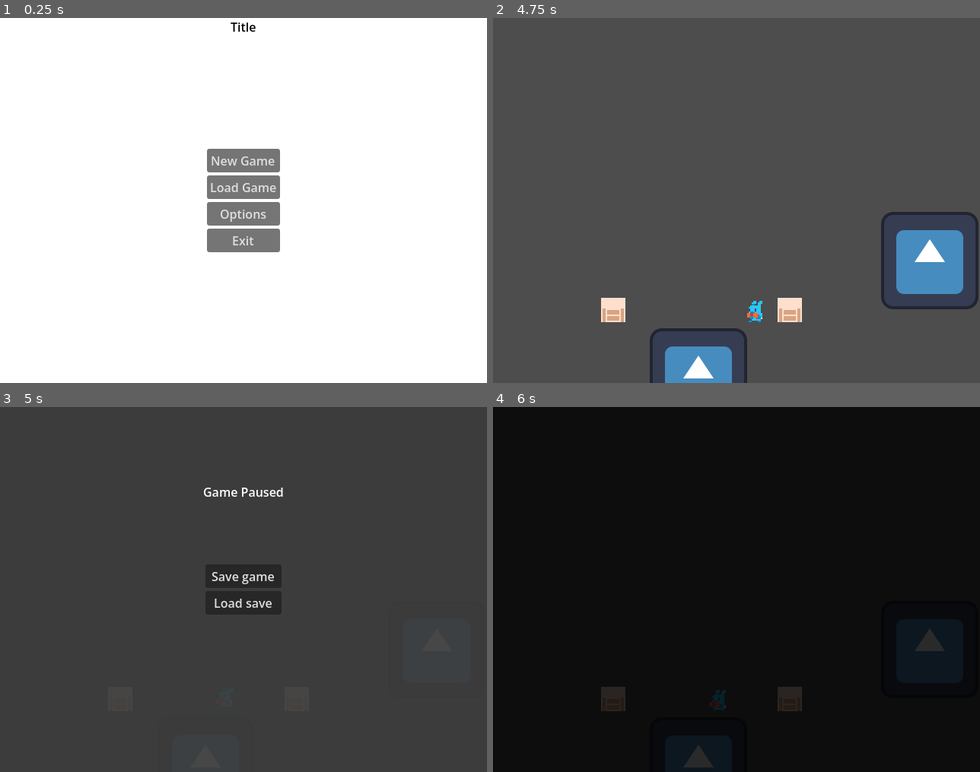
Above: before the commit, frames 1-4 (two rows, left to right).
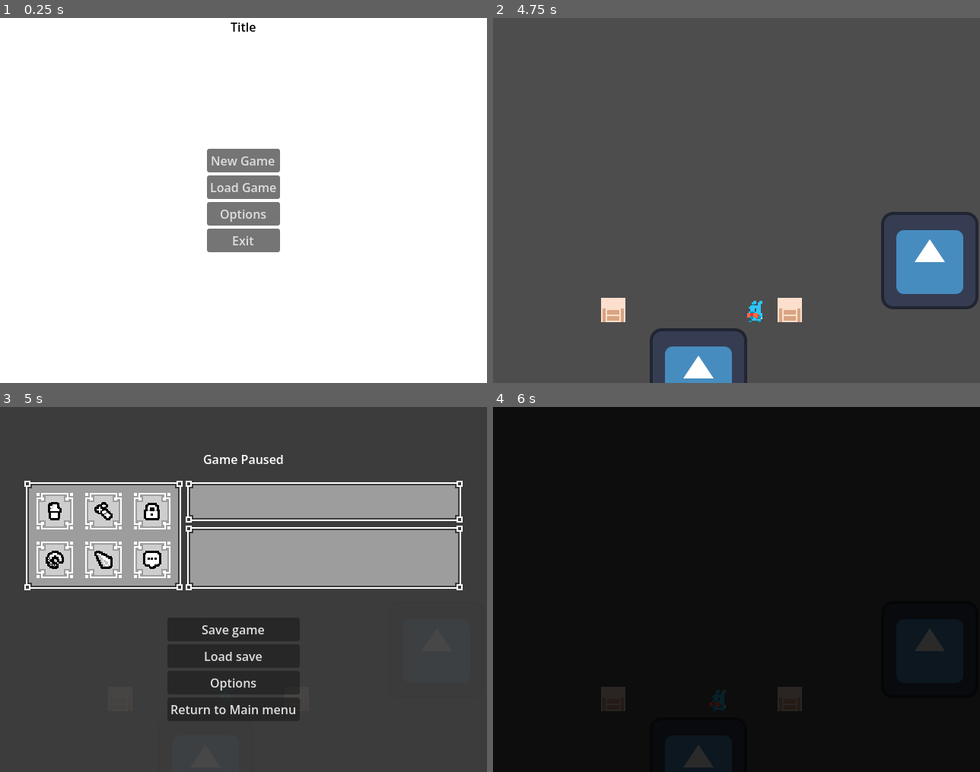
Above: after the commit, the same moments.

Repository: Magistratus-Studio/goedwareJam
Game: Godot game, scene res://cenas/menuInicial.tscn
The game is run twice, just before and just after one commit, with the same random seed, the same clock (stepped at 60 frames per second) and the same inputs. The engine's default icon, where the game draws it, is replaced by a stand-in: a white triangle on a blue panel in a dark square.
Inputs (mouse positions are in pixels of both pictures, inside the frame that each line leads up to):
- Up to frame 1 (0.25 s): no input
- Up to frame 2 (4.75 s): click "New Game" at 0.5 s; tap Enter at 1.25 s; move the mouse to (843, 182) at 1.27 s; hold D (move_right) 1.28-2.03 s; hold F (interact) 1.28-2.03 s; click (843, 182) at 1.42 s; move the mouse to (639, 218) at 2.02 s; hold A (move_left) 2.03-2.78 s; tap Tab at 2.1, 4.35 s; click (639, 218) at 2.17 s; move the mouse to (785, 120) at 2.77 s; hold D (move_right) 2.78-4.28 s; tap Delete at 2.85 s; click (785, 120) at 2.92 s; move the mouse to (712, 273) at 3.52 s; tap F (interact) at 3.6 s; click (712, 273) at 3.67 s; move the mouse to (882, 255) at 4.27 s; hold A (move_left) from 4.28 s (still down); click (882, 255) at 4.42 s
- Up to frame 3 (5 s): keep holding A (move_left); tap Escape (pause) at 4.9 s
- Up to frame 4 (6 s): release A (move_left) at 5 s; click "Save game" at 5 s; click "Load save" at 5.75 s

Frames 1-2 are identical in both runs. In frame 3, 24% of the frame differs, in the area x 5-95%, y 13-85%; in frame 4, nothing differs.

Commit message:
feat: inventario

Diff:
--- a/goedware-jam/assets/localization.csv
+++ b/goedware-jam/assets/localization.csv
@@ -15,7 +15,20 @@
 INTERECT_CHANGE_TO_NIGHT,"[F] Rest until night","[F] Descansar até a noite"
 INTERECT_CHANGE_TO_DAY,"[F] Rest for the remainder of the night.","[F] Descansar o restante da noite"
 INTERECT_CHANGE_COOLDOWN,"Not yet tired enought","Não estou cansado o suficiente"
-SAVE,"Save game","Salvar jogo"
-LOAD,"Load save","Carregar jogo"
+SAVE_BUTTON,"Save game","Salvar jogo"
+LOAD_BUTTON,"Load save","Carregar jogo"
 PAUSED,"Game Paused","Jogo Pausado"
 CONTINUE_BUTTON,"Load Game","Carregar Jogo"
+MENU_BUTTON,"Return to Main menu","Voltar ao Menu"
+ITEM_DESCRIPTION_KEY,"Graveyard Key description","Descrição Chave do Cemitério"
+ITEM_KEY,"Graveyard Key","Chave do Cemitério"
+ITEM_FILES,"Death Certificate","Certidão de Óbito"
+ITEM_DESCRIPTION_FILES,"Death Certificate description","descrição Certidão de Óbito"
+ITEM_TABACCO,"Tabacco","Fumo"
+ITEM_DESCRIPTION_TABACCO,"Tabacco description","descrição fumo"
+ITEM_JUREMA,"The Scared Jurema","Jurema Sagrada"
+ITEM_DESCRIPTION_JUREMA,"The Scared Jurema description","descrição Jurema Sagrada"
+ITEM_HONEY,"Honey","Mel"
+ITEM_DESCRIPTION_HONEY,"Honey description","descrição mel"
+ITEM_CHAPLET,"Chaplet","Terço"
+ITEM_DESCRIPTION_CHAPLET,"Chaplet description","descrição Terço"
--- a/goedware-jam/cenas/main_scene.gd
+++ b/goedware-jam/cenas/main_scene.gd
@@ -4,6 +4,7 @@
 	if SaveController.is_loading_from_menu:
 		hide()
 	PlayerController.addPlayerInstance()
+	PlayerHud.show()
 
 func _ready() -> void:
 	await get_tree().process_frame
@@ -17,3 +18,4 @@
 
 func _exit_tree() -> void:
 	PlayerController.removePlayerInstance()
+	PlayerHud.hide()
--- /dev/null
+++ b/goedware-jam/gui/pause_menu/inventorySlot.tscn
@@ -0,0 +1,31 @@
+[gd_scene format=3 uid="uid://300l55ae8enh"]
+
+[ext_resource type="Script" uid="uid://dn8qvbk5s8nsa" path="res://gui/pause_menu/inventory_slot.gd" id="1_11iav"]
+[ext_resource type="Texture2D" uid="uid://dq6xasme28xaa" path="res://assets/panel-transparent-center-013.png" id="1_dj74n"]
+[ext_resource type="Texture2D" uid="uid://cxnl06xi1k2tx" path="res://assets/tilemapCursor.png" id="1_ydeid"]
+
+[sub_resource type="StyleBoxTexture" id="StyleBoxTexture_otrat"]
+content_margin_left = 12.0
+content_margin_top = 12.0
+content_margin_right = 12.0
+content_margin_bottom = 12.0
+texture = ExtResource("1_dj74n")
+texture_margin_left = 12.0
+texture_margin_top = 12.0
+texture_margin_right = 12.0
+texture_margin_bottom = 12.0
+
+[sub_resource type="AtlasTexture" id="AtlasTexture_otrat"]
+atlas = ExtResource("1_ydeid")
+region = Rect2(0, 0, 16, 16)
+
+[node name="InventorySlot" type="PanelContainer" unique_id=308517885]
+custom_minimum_size = Vector2(48, 48)
+offset_right = 48.0
+offset_bottom = 48.0
+theme_override_styles/panel = SubResource("StyleBoxTexture_otrat")
+script = ExtResource("1_11iav")
+
+[node name="TextureRect" type="TextureRect" parent="." unique_id=176610196]
+layout_mode = 2
+texture = SubResource("AtlasTexture_otrat")
--- /dev/null
+++ b/goedware-jam/gui/pause_menu/inventory_data.gd
@@ -0,0 +1,4 @@
+class_name InventoryData
+extends Resource
+
+@export var slots: Array[SlotData]
--- /dev/null
+++ b/goedware-jam/gui/pause_menu/inventory_slot.gd
@@ -0,0 +1,26 @@
+class_name InventorySlotUI
+extends PanelContainer
+
+var slotData: SlotData : set = setSlotData
+
+@onready var texture_rect: TextureRect = $TextureRect
+
+func _ready() -> void:
+	texture_rect.texture = null
+	mouse_entered.connect(itemFocused)
+	mouse_exited.connect(itemUnfocused)
+
+func setSlotData(value: SlotData) -> void:
+	slotData = value
+	if slotData == null: return
+	texture_rect.texture = slotData.itemData.texture
+
+func itemFocused() -> void:
+	if slotData:
+		if slotData.itemData:
+			PauseMenu.updateItem(slotData.itemData.name)
+			PauseMenu.updateItemDescription(slotData.itemData.description)
+
+func itemUnfocused() -> void:
+	PauseMenu.updateItem("")
+	PauseMenu.updateItemDescription("")
--- /dev/null
+++ b/goedware-jam/gui/pause_menu/inventory_ui.gd
@@ -0,0 +1,21 @@
+class_name InventoryUI
+extends Control
+
+const INVENTORY_SLOT = preload("uid://300l55ae8enh")
+
+@export var data: InventoryData
+
+func _ready() -> void:
+	PauseMenu.shown.connect(updateInventory)
+	PauseMenu.hidden.connect(clearInventory)
+	clearInventory()
+
+func clearInventory() -> void:
+	for c in get_children():
+		c.queue_free()
+
+func updateInventory() -> void:
+	for s in data.slots:
+		var newSlot = INVENTORY_SLOT.instantiate()
+		add_child(newSlot)
+		newSlot.slotData = s
--- a/goedware-jam/gui/pause_menu/pause_menu.gd
+++ b/goedware-jam/gui/pause_menu/pause_menu.gd
@@ -1,7 +1,15 @@
 extends CanvasLayer
+
+signal shown
+signal hidden
 
 @onready var save_button: Button = $VBoxContainer/SaveButton
 @onready var load_button: Button = $VBoxContainer/LoadButton
+@onready var menu_button: Button = $VBoxContainer/MenuButton
+
+@export var item_label: Label
+@export var description_label: Label
+
 
 var isPaused: bool = false
 
@@ -11,6 +19,8 @@
 		save_button.pressed.connect(_onSavePressed)
 	if not load_button.pressed.is_connected(_onLoadPressed):
 		load_button.pressed.connect(_onLoadPressed)
+	if not menu_button.pressed.is_connected(_onMenuPressed):
+		menu_button.pressed.connect(_onMenuPressed)
 
 func _unhandled_input(event: InputEvent) -> void:
 	if event.is_action_pressed("pause"):
@@ -27,12 +37,14 @@
 	get_tree().paused = true
 	show()
 	isPaused = true
+	shown.emit()
 	#save_button.grab_focus()
 
 func hidePauseMenu() -> void:
 	get_tree().paused = false
 	hide()
 	isPaused = false
+	hidden.emit()
 
 func _onSavePressed() -> void:
 	if not isPaused: return
@@ -47,3 +59,15 @@
 		# Aqui pode mostrar um aviso de sucesso
 	else:
 		print("Nenhum ficheiro de gravação encontrado.")
+
+func _onMenuPressed() -> void:
+	if not isPaused: return
+	SaveController.saveGame()
+	hidePauseMenu()
+	get_tree().change_scene_to_file("res://cenas/menuInicial.tscn")
+
+func updateItemDescription(newText: String) -> void:
+	description_label.text = newText
+
+func updateItem(newText: String) -> void:
+	item_label.text = newText
--- a/goedware-jam/gui/pause_menu/pause_menu.tscn
+++ b/goedware-jam/gui/pause_menu/pause_menu.tscn
@@ -1,10 +1,27 @@
 [gd_scene format=3 uid="uid://b51051t82slj1"]
 
 [ext_resource type="Script" uid="uid://c6fvsfsgm835d" path="res://gui/pause_menu/pause_menu.gd" id="1_rwe7i"]
+[ext_resource type="Texture2D" uid="uid://d0pvgonwgbvjn" path="res://assets/panel-transparent-center-009.png" id="2_1wcnx"]
+[ext_resource type="Script" uid="uid://bfl152kvd048l" path="res://gui/pause_menu/inventory_ui.gd" id="3_ddhtv"]
+[ext_resource type="PackedScene" uid="uid://300l55ae8enh" path="res://gui/pause_menu/inventorySlot.tscn" id="3_u4fh8"]
+[ext_resource type="Resource" uid="uid://cccle2j744hoh" path="res://gui/pause_menu/playerInventory.tres" id="4_t7424"]
 
-[node name="PauseMenu" type="CanvasLayer" unique_id=1388423821]
+[sub_resource type="StyleBoxTexture" id="StyleBoxTexture_otrat"]
+content_margin_left = 16.0
+content_margin_top = 16.0
+content_margin_right = 16.0
+content_margin_bottom = 16.0
+texture = ExtResource("2_1wcnx")
+texture_margin_left = 10.0
+texture_margin_top = 10.0
+texture_margin_right = 10.0
+texture_margin_bottom = 10.0
+
+[node name="PauseMenu" type="CanvasLayer" unique_id=1388423821 node_paths=PackedStringArray("item_label", "description_label")]
 process_mode = 3
 script = ExtResource("1_rwe7i")
+item_label = NodePath("MarginContainer/HBoxContainer2/VBoxContainer/PanelContainer2/ItemLabel")
+description_label = NodePath("MarginContainer/HBoxContainer2/VBoxContainer/PanelContainer3/DescriptionLabel")
 
 [node name="Control" type="ColorRect" parent="." unique_id=1121035166]
 anchors_preset = 15
@@ -16,37 +33,119 @@
 
 [node name="VBoxContainer" type="VBoxContainer" parent="." unique_id=2038606963]
 custom_minimum_size = Vector2(100, 0)
-anchors_preset = 8
-anchor_left = 0.5
-anchor_top = 0.5
-anchor_right = 0.5
-anchor_bottom = 0.5
-offset_left = -20.0
-offset_top = -20.0
-offset_right = 20.0
-offset_bottom = 20.0
+anchors_preset = -1
+anchor_left = 0.47900003
+anchor_top = 0.72300005
+anchor_right = 0.47900003
+anchor_bottom = 0.72300005
+offset_left = -64.56003
+offset_top = -70.04004
+offset_right = 64.43997
+offset_bottom = 65.95996
 grow_horizontal = 2
 grow_vertical = 2
+metadata/_edit_use_anchors_ = true
 
 [node name="SaveButton" type="Button" parent="VBoxContainer" unique_id=2067517877]
 layout_mode = 2
-text = "SAVE"
+text = "SAVE_BUTTON"
 
 [node name="LoadButton" type="Button" parent="VBoxContainer" unique_id=1712227131]
 layout_mode = 2
-text = "LOAD"
+text = "LOAD_BUTTON"
+
+[node name="LoadButton2" type="Button" parent="VBoxContainer" unique_id=1262148751]
+layout_mode = 2
+text = "CONFIG_BUTTON"
+
+[node name="MenuButton" type="Button" parent="VBoxContainer" unique_id=182377392]
+layout_mode = 2
+text = "MENU_BUTTON"
 
 [node name="Label" type="Label" parent="." unique_id=1102193982]
 anchors_preset = -1
 anchor_left = 0.5
-anchor_top = 0.23200001
+anchor_top = 0.11100001
 anchor_right = 0.5
-anchor_bottom = 0.23200001
-offset_left = -20.0
-offset_top = -11.360001
-offset_right = 20.0
-offset_bottom = 11.639999
+anchor_bottom = 0.11100001
+offset_left = -52.0
+offset_top = 3.7199974
+offset_right = 52.0
+offset_bottom = 26.719997
 grow_horizontal = 2
 text = "PAUSED"
 horizontal_alignment = 1
 metadata/_edit_use_anchors_ = true
+
+[node name="MarginContainer" type="MarginContainer" parent="." unique_id=1005305510]
+anchors_preset = -1
+anchor_top = 0.35200003
+anchor_right = 1.0
+anchor_bottom = 0.35200003
+offset_top = -71.96001
+offset_bottom = 72.03999
+grow_horizontal = 2
+grow_vertical = 2
+theme_override_constants/margin_left = 32
+theme_override_constants/margin_right = 32
+metadata/_edit_use_anchors_ = true
+
+[node name="HBoxContainer2" type="HBoxContainer" parent="MarginContainer" unique_id=57707387]
+custom_maximum_size = Vector2(600, 200)
+layout_mode = 2
+metadata/_edit_use_anchors_ = true
+
+[node name="PanelContainer" type="PanelContainer" parent="MarginContainer/HBoxContainer2" unique_id=835227156]
+layout_mode = 2
+theme_override_styles/panel = SubResource("StyleBoxTexture_otrat")
+
+[node name="GridContainer" type="GridContainer" parent="MarginContainer/HBoxContainer2/PanelContainer" unique_id=1035678516]
+layout_mode = 2
+theme_override_constants/h_separation = 16
+theme_override_constants/v_separation = 16
+columns = 3
+script = ExtResource("3_ddhtv")
+data = ExtResource("4_t7424")
+
+[node name="InventorySlot" parent="MarginContainer/HBoxContainer2/PanelContainer/GridContainer" unique_id=660316013 instance=ExtResource("3_u4fh8")]
+layout_mode = 2
+
+[node name="InventorySlot2" parent="MarginContainer/HBoxContainer2/PanelContainer/GridContainer" unique_id=1962522353 instance=ExtResource("3_u4fh8")]
+layout_mode = 2
+
+[node name="InventorySlot3" parent="MarginContainer/HBoxContainer2/PanelContainer/GridContainer" unique_id=830217841 instance=ExtResource("3_u4fh8")]
+layout_mode = 2
+
+[node name="InventorySlot4" parent="MarginContainer/HBoxContainer2/PanelContainer/GridContainer" unique_id=846003303 instance=ExtResource("3_u4fh8")]
+layout_mode = 2
+
+[node name="InventorySlot5" parent="MarginContainer/HBoxContainer2/PanelContainer/GridContainer" unique_id=544824639 instance=ExtResource("3_u4fh8")]
+layout_mode = 2
+
+[node name="InventorySlot6" parent="MarginContainer/HBoxContainer2/PanelContainer/GridContainer" unique_id=163301898 instance=ExtResource("3_u4fh8")]
+layout_mode = 2
+
+[node name="VBoxContainer" type="VBoxContainer" parent="MarginContainer/HBoxContainer2" unique_id=756975049]
+layout_mode = 2
+size_flags_horizontal = 3
+
+[node name="PanelContainer2" type="PanelContainer" parent="MarginContainer/HBoxContainer2/VBoxContainer" unique_id=469536911 groups=["itemTexts"]]
+layout_mode = 2
+theme_override_styles/panel = SubResource("StyleBoxTexture_otrat")
+metadata/_edit_use_anchors_ = true
+
+[node name="ItemLabel" type="Label" parent="MarginContainer/HBoxContainer2/VBoxContainer/PanelContainer2" unique_id=721116020]
+layout_mode = 2
+metadata/_edit_use_anchors_ = true
+
+[node name="PanelContainer3" type="PanelContainer" parent="MarginContainer/HBoxContainer2/VBoxContainer" unique_id=363310700 groups=["itemTexts"]]
+layout_mode = 2
+size_flags_vertical = 3
+theme_override_styles/panel = SubResource("StyleBoxTexture_otrat")
+metadata/_edit_use_anchors_ = true
+
+[node name="DescriptionLabel" type="Label" parent="MarginContainer/HBoxContainer2/VBoxContainer/PanelContainer3" unique_id=735142985]
+layout_mode = 2
+size_flags_vertical = 1
+autowrap_mode = 3
+metadata/_edit_use_anchors_ = true
--- /dev/null
+++ b/goedware-jam/gui/pause_menu/playerInventory.tres
@@ -0,0 +1,45 @@
+[gd_resource type="Resource" script_class="InventoryData" format=3 uid="uid://cccle2j744hoh"]
+
+[ext_resource type="Script" uid="uid://dwxrsxle5h6b0" path="res://gui/pause_menu/inventory_data.gd" id="1_24w47"]
+[ext_resource type="Script" uid="uid://bpet0n1h108uu" path="res://gui/pause_menu/slot_data.gd" id="2_0j8yp"]
+[ext_resource type="Resource" uid="uid://cmn80p6bk74mj" path="res://objects/items/mel.tres" id="3_0j8yp"]
+[ext_resource type="Resource" uid="uid://ctb4m5lmm0m78" path="res://objects/items/fumo.tres" id="4_j275c"]
+[ext_resource type="Resource" uid="uid://bt61rjy8mr6yk" path="res://objects/items/chave.tres" id="5_akp84"]
+[ext_resource type="Resource" uid="uid://bj6are8simtoo" path="res://objects/items/terco.tres" id="6_l44kk"]
+[ext_resource type="Resource" uid="uid://cpp8tweouqag2" path="res://objects/items/jurema.tres" id="7_wbj12"]
+[ext_resource type="Resource" uid="uid://cq0mpv2xxegsp" path="res://objects/items/documentos.tres" id="8_rp5cf"]
+
+[sub_resource type="Resource" id="Resource_1d74l"]
+script = ExtResource("2_0j8yp")
+itemData = ExtResource("3_0j8yp")
+metadata/_custom_type_script = "uid://bpet0n1h108uu"
+
+[sub_resource type="Resource" id="Resource_11iav"]
+script = ExtResource("2_0j8yp")
+itemData = ExtResource("4_j275c")
+metadata/_custom_type_script = "uid://bpet0n1h108uu"
+
+[sub_resource type="Resource" id="Resource_dj74n"]
+script = ExtResource("2_0j8yp")
+itemData = ExtResource("5_akp84")
+metadata/_custom_type_script = "uid://bpet0n1h108uu"
+
+[sub_resource type="Resource" id="Resource_31et8"]
+script = ExtResource("2_0j8yp")
+itemData = ExtResource("6_l44kk")
+metadata/_custom_type_script = "uid://bpet0n1h108uu"
+
+[sub_resource type="Resource" id="Resource_36ilx"]
+script = ExtResource("2_0j8yp")
+itemData = ExtResource("7_wbj12")
+metadata/_custom_type_script = "uid://bpet0n1h108uu"
+
+[sub_resource type="Resource" id="Resource_jrdd8"]
+script = ExtResource("2_0j8yp")
+itemData = ExtResource("8_rp5cf")
+metadata/_custom_type_script = "uid://bpet0n1h108uu"
+
+[resource]
+script = ExtResource("1_24w47")
+slots = Array[ExtResource("2_0j8yp")]([SubResource("Resource_1d74l"), SubResource("Resource_11iav"), SubResource("Resource_dj74n"), SubResource("Resource_31et8"), SubResource("Resource_36ilx"), SubResource("Resource_jrdd8")])
+metadata/_custom_type_script = "uid://dwxrsxle5h6b0"
--- /dev/null
+++ b/goedware-jam/gui/pause_menu/slot_data.gd
@@ -0,0 +1,5 @@
+class_name SlotData
+extends Resource
+
+@export var itemData: ItemData
+@export var acquired: bool = false
--- a/goedware-jam/gui/player_hud.gd
+++ b/goedware-jam/gui/player_hud.gd
@@ -4,12 +4,11 @@
 @onready var cooldown_bar: ProgressBar = $Control/CooldownBar
 @onready var cooldown_label: Label = $Control/CooldownBar/CooldownLabel
 
-
-
 @export var head_offset_y: float = -40.0
 @export var screen_margin: float = 8.0
 
 func _ready() -> void:
+	hide()
 	hidePrompt()
 	AreaLimitController.areaLoadStarted.connect(hidePrompt)
 
--- /dev/null
+++ b/goedware-jam/objects/items/chave.tres
@@ -0,0 +1,15 @@
+[gd_resource type="Resource" script_class="ItemData" format=3 uid="uid://bt61rjy8mr6yk"]
+
+[ext_resource type="Script" uid="uid://b7leqbp7ok03s" path="res://objects/items/item_data.gd" id="1_7ev4u"]
+[ext_resource type="Texture2D" uid="uid://cxnl06xi1k2tx" path="res://assets/tilemapCursor.png" id="2_yi6ta"]
+
+[sub_resource type="AtlasTexture" id="AtlasTexture_2alfk"]
+atlas = ExtResource("2_yi6ta")
+region = Rect2(323, 0, 16, 16)
+
+[resource]
+script = ExtResource("1_7ev4u")
+name = "ITEM_KEY"
+description = "ITEM_DESCRIPTION_KEY"
+texture = SubResource("AtlasTexture_2alfk")
+metadata/_custom_type_script = "uid://b7leqbp7ok03s"
--- /dev/null
+++ b/goedware-jam/objects/items/documentos.tres
@@ -0,0 +1,15 @@
+[gd_resource type="Resource" script_class="ItemData" format=3 uid="uid://cq0mpv2xxegsp"]
+
+[ext_resource type="Script" uid="uid://b7leqbp7ok03s" path="res://objects/items/item_data.gd" id="1_w78ku"]
+[ext_resource type="Texture2D" uid="uid://cxnl06xi1k2tx" path="res://assets/tilemapCursor.png" id="2_cm36x"]
+
+[sub_resource type="AtlasTexture" id="AtlasTexture_jkyfb"]
+atlas = ExtResource("2_cm36x")
+region = Rect2(170, 34, 16, 16)
+
+[resource]
+script = ExtResource("1_w78ku")
+name = "ITEM_FILES"
+description = "ITEM_DESCRIPTION_FILES"
+texture = SubResource("AtlasTexture_jkyfb")
+metadata/_custom_type_script = "uid://b7leqbp7ok03s"
--- /dev/null
+++ b/goedware-jam/objects/items/fumo.tres
@@ -0,0 +1,15 @@
+[gd_resource type="Resource" script_class="ItemData" format=3 uid="uid://ctb4m5lmm0m78"]
+
+[ext_resource type="Script" uid="uid://b7leqbp7ok03s" path="res://objects/items/item_data.gd" id="1_74sp8"]
+[ext_resource type="Texture2D" uid="uid://cxnl06xi1k2tx" path="res://assets/tilemapCursor.png" id="2_pe0ja"]
+
+[sub_resource type="AtlasTexture" id="AtlasTexture_we4if"]
+atlas = ExtResource("2_pe0ja")
+region = Rect2(136, 102, 16, 16)
+
+[resource]
+script = ExtResource("1_74sp8")
+name = "ITEM_TABACCO"
+description = "ITEM_DESCRIPTION_TABACCO"
+texture = SubResource("AtlasTexture_we4if")
+metadata/_custom_type_script = "uid://b7leqbp7ok03s"
--- /dev/null
+++ b/goedware-jam/objects/items/item_data.gd
@@ -0,0 +1,6 @@
+class_name ItemData
+extends Resource
+
+@export var name: String = ""
+@export_multiline("Description") var description: String = ""
+@export var texture: Texture2D
--- /dev/null
+++ b/goedware-jam/objects/items/jurema.tres
@@ -0,0 +1,15 @@
+[gd_resource type="Resource" script_class="ItemData" format=3 uid="uid://cpp8tweouqag2"]
+
+[ext_resource type="Script" uid="uid://b7leqbp7ok03s" path="res://objects/items/item_data.gd" id="1_yvth3"]
+[ext_resource type="Texture2D" uid="uid://cxnl06xi1k2tx" path="res://assets/tilemapCursor.png" id="2_q4s1f"]
+
+[sub_resource type="AtlasTexture" id="AtlasTexture_2hdw0"]
+atlas = ExtResource("2_q4s1f")
+region = Rect2(119, 68, 16, 16)
+
+[resource]
+script = ExtResource("1_yvth3")
+name = "ITEM_JUREMA"
+description = "ITEM_DESCRIPTION_JUREMA"
+texture = SubResource("AtlasTexture_2hdw0")
+metadata/_custom_type_script = "uid://b7leqbp7ok03s"
--- /dev/null
+++ b/goedware-jam/objects/items/mel.tres
@@ -0,0 +1,15 @@
+[gd_resource type="Resource" script_class="ItemData" format=3 uid="uid://cmn80p6bk74mj"]
+
+[ext_resource type="Script" uid="uid://b7leqbp7ok03s" path="res://objects/items/item_data.gd" id="1_byw4x"]
+[ext_resource type="Texture2D" uid="uid://cxnl06xi1k2tx" path="res://assets/tilemapCursor.png" id="2_i81ei"]
+
+[sub_resource type="AtlasTexture" id="AtlasTexture_u1hij"]
+atlas = ExtResource("2_i81ei")
+region = Rect2(204, 119, 16, 16)
+
+[resource]
+script = ExtResource("1_byw4x")
+name = "ITEM_HONEY"
+description = "ITEM_DESCRIPTION_HONEY"
+texture = SubResource("AtlasTexture_u1hij")
+metadata/_custom_type_script = "uid://b7leqbp7ok03s"
--- /dev/null
+++ b/goedware-jam/objects/items/terco.tres
@@ -0,0 +1,15 @@
+[gd_resource type="Resource" script_class="ItemData" format=3 uid="uid://bj6are8simtoo"]
+
+[ext_resource type="Script" uid="uid://b7leqbp7ok03s" path="res://objects/items/item_data.gd" id="1_ywiyv"]
+[ext_resource type="Texture2D" uid="uid://cxnl06xi1k2tx" path="res://assets/tilemapCursor.png" id="2_k8d1v"]
+
+[sub_resource type="AtlasTexture" id="AtlasTexture_n8au0"]
+atlas = ExtResource("2_k8d1v")
+region = Rect2(238, 0, 16, 16)
+
+[resource]
+script = ExtResource("1_ywiyv")
+name = "ITEM_CHAPLET"
+description = "ITEM_DESCRIPTION_CHAPLET"
+texture = SubResource("AtlasTexture_n8au0")
+metadata/_custom_type_script = "uid://b7leqbp7ok03s"
--- a/goedware-jam/project.godot
+++ b/goedware-jam/project.godot
@@ -40,6 +40,7 @@
 
 CicleTimer=""
 areas=""
+itemTexts=""
 
 [input]
 
--- a/goedware-jam/project_time_tracker.json
+++ b/goedware-jam/project_time_tracker.json
@@ -1,10 +1,10 @@
 {
-  "2D": 9747.527,
+  "2D": 11966.84,
   "3D": 1.109,
   "AFK": 248.774,
   "Asset Store": 176.398,
-  "CSV": 1697.504,
+  "CSV": 2377.523,
   "Documentation": 194.401,
-  "Game": 3791.874,
-  "Script": 27629.686
+  "Game": 4450.164,
+  "Script": 30753.153
 }
Binary file added: goedware-jam/assets/panel-transparent-center-009.png
Not shown, added: goedware-jam/assets/panel-transparent-center-009.png.import
Binary file added: goedware-jam/assets/panel-transparent-center-013.png
Not shown, added: goedware-jam/assets/panel-transparent-center-013.png.import
Binary file added: goedware-jam/assets/tilemapCursor.png
Not shown, added: goedware-jam/assets/tilemapCursor.png.import
Not shown, added: goedware-jam/gui/pause_menu/inventory_data.gd.uid
Not shown, added: goedware-jam/gui/pause_menu/inventory_slot.gd.uid
Not shown, added: goedware-jam/gui/pause_menu/inventory_ui.gd.uid
Not shown, added: goedware-jam/gui/pause_menu/slot_data.gd.uid
Not shown, added: goedware-jam/objects/items/item_data.gd.uid
Not shown, changed: goedware-jam/.csv-editor.state
